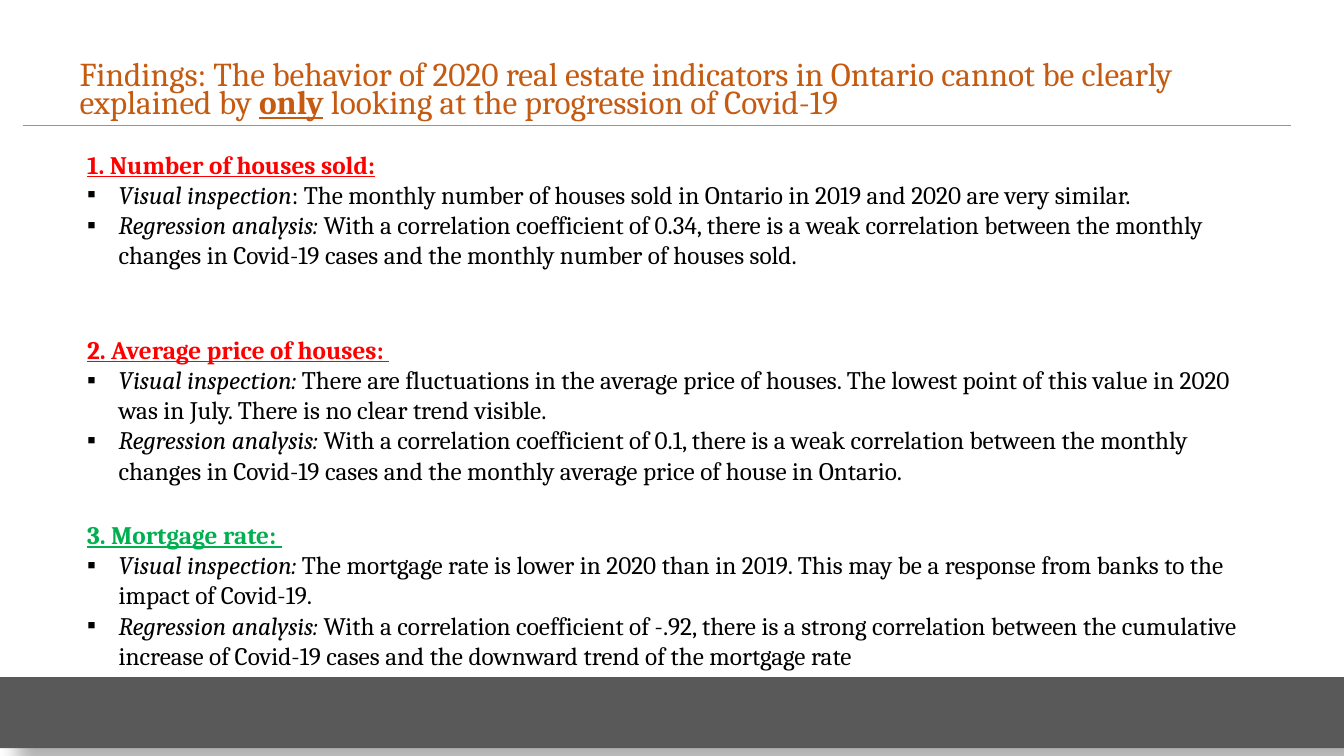
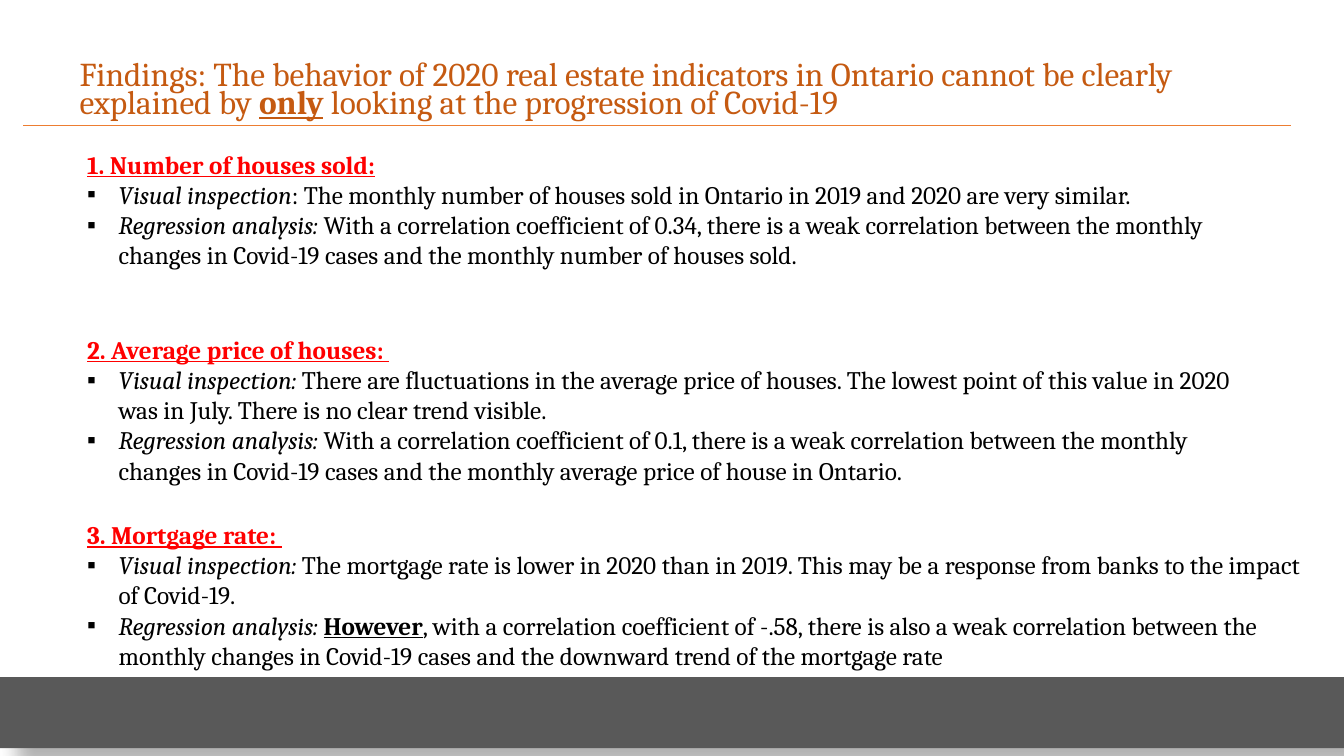
Before and after one commit to elubanska/GTA_real_estate_market, a slide deck: slide 11 of Presentation_proj_1/Real Estate Mkt.pptx. Drawn at 1344x756 pixels with LibreOffice and Linux fonts; fonts in the diff are those of the drawing. Boxes give left, top, right and bottom in pixels: in the first picture for what was removed or moved away, otherwise in the second. Text is boxed around its words. In the diff, an @@ line names an element or a change of style, - is before the commit and + after.

```diff
--- a/Presentation_proj_1/Real Estate Mkt.pptx
+++ b/Presentation_proj_1/Real Estate Mkt.pptx
@@ text at (87, 527, 276, 550): text colour #00B050 to #FF0000 in "3. Mortgage rate:" @@
@@ text at (119, 617, 1257, 671): text changed @@
-▪ Regression analysis: With a correlation coefficient of -.92, there is a strong correlation between the cumulative increase of Covid-19 cases and the downward trend of the mortgage rate
+▪ Regression analysis: However, with a correlation coefficient of -.58, there is also a weak correlation between the monthly changes in Covid-19 cases and the downward trend of the mortgage rate
```
Also in this commit, not shown: 2 other slides changed.
